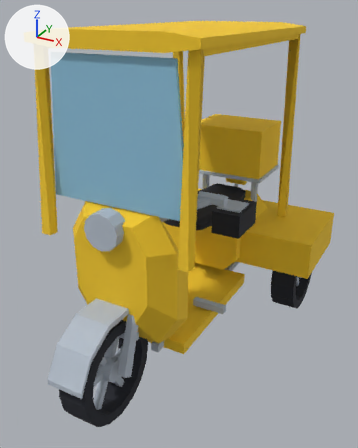
Two versions of the glTF model packs/base/assets/models/bikes/parking-trike.glb, one commit apart.
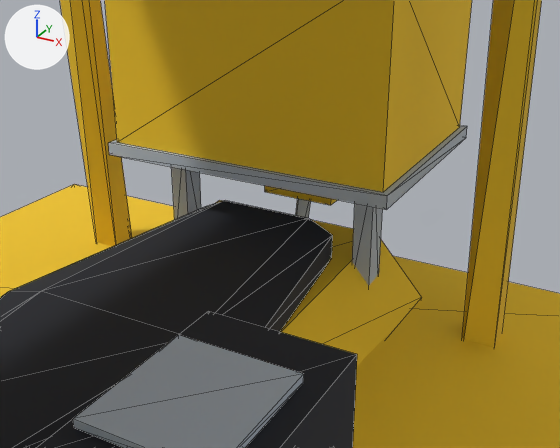
Each version appears first whole from a 50 mm lens placed at (1.186, -2.141, 1.79), pointed at (0.031, -0.04, 0.74), and next in a close-up from a 50 mm lens placed at (0.581, -0.328, 1.213), pointed at (0.018, 0.695, 0.701). Lighting does not change. The marker at upper left points along +X, +Y and +Z. The first two pictures are the older version. The close-ups show mesh edges as thin lines. Where no turn or scale is listed for an object, it has been applied to the vertices. Vertices at exactly the same position are counted once.

In view in the first close-up: 'bike_body'.
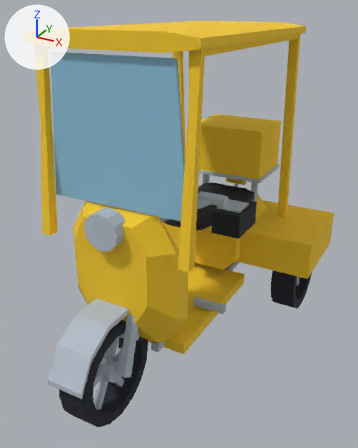
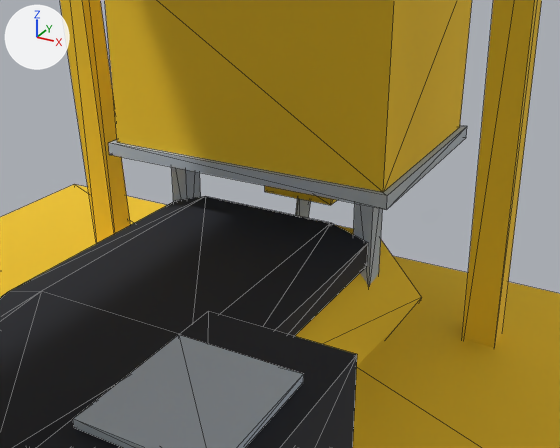
Boxes [x1, y1, x2, y2] around the edits, measured in the close-ups (560 x 448 px; the box of a moved part takes in the faces that stretch with it):
part 1 of me_bike_body, moved or reshaped
    before: [9, 200, 333, 334]
    after: [9, 196, 368, 336]

The edits, one by one:
me_bike_body has 334 vertices, 564 faces and spans x -0.64..0.64, y -0.66..0.96, z 0.22..1.71.
me_bike_body is used by ob_bike_body; location (0.0, 0.0, 0.0).
me_bike_body part 1: 8 vertices moved from x -0.12..0.12, y 0.68, z 0.65..0.73 to x -0.18..0.18, y 0.68, z 0.65..0.73.
